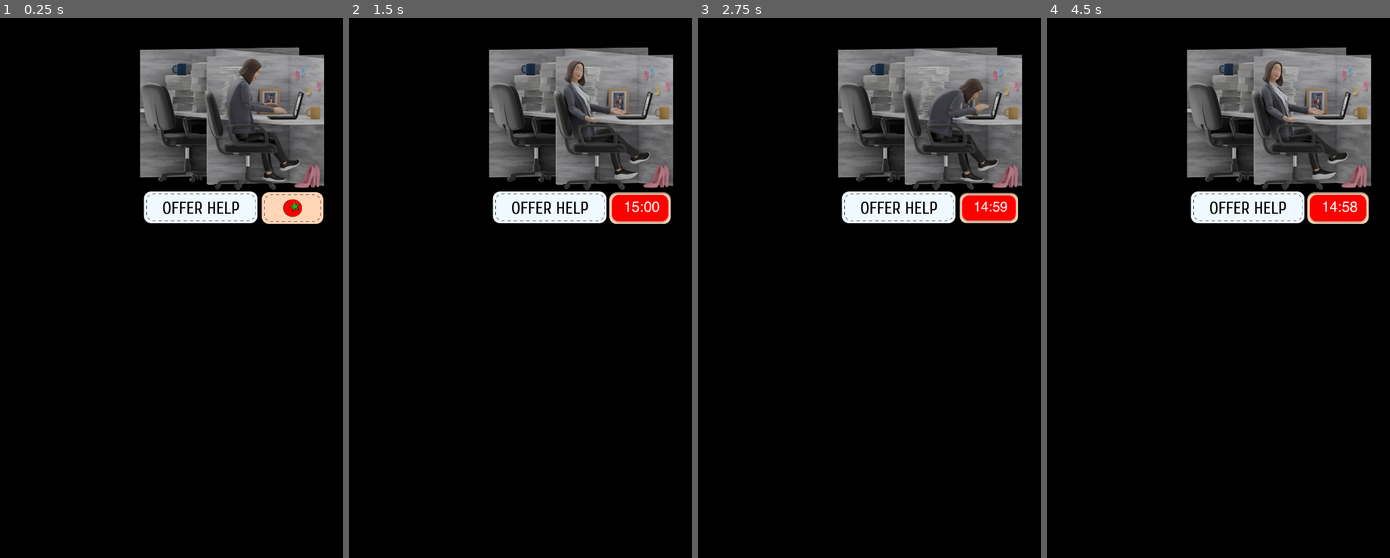
Above: before the commit, frames 1-4 (left to right).
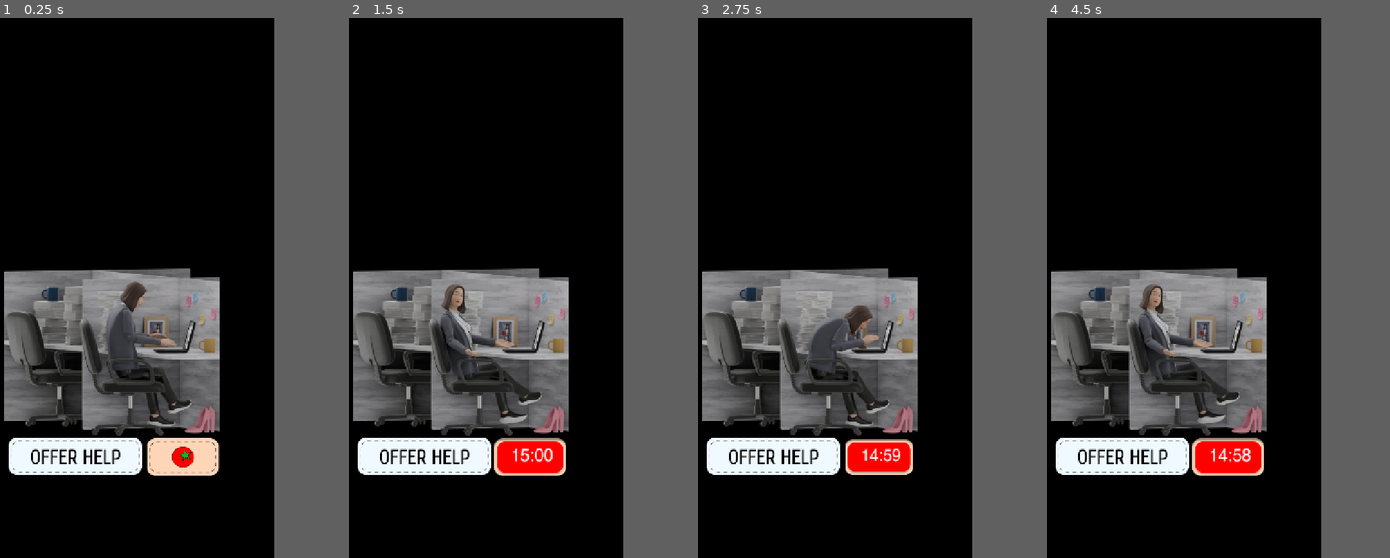
Above: after the commit, the same moments.

Repository: grkovalev/office-game
Game: Godot game, scene res://node.tscn
Same seed, same stepped clock (60 frames per second), same inputs: the game is played once before the commit and once after it.
Inputs (mouse positions are in pixels of both pictures, inside the frame that each line leads up to; where the layout moved, square brackets give the same spot in the first picture):
- Up to frame 1 (0.25 s): no input
- Up to frame 2 (1.5 s): click (582, 460) [640, 207] at 0.5 s; click "15:00" at 1.25 s
- Up to frame 3 (2.75 s): click "15:00" at 2 s
- Up to frame 4 (4.5 s): click "14:59" at 2.75 s; click "14:59" at 3.5 s; click "14:58" at 4.25 s
In our replay, the window is 640x800 before the commit and 538x800 after it. These sizes can differ from the game's own. Grey fills any space a smaller window leaves; there, only what the larger window draws over its background counts as a difference.

The runs differ from the first frame. In frame 1, 37% of the frame differs, in the area x 1-95%, y 5-85%; in frame 2, 37%; in frame 3, 37%; in frame 4, 37%.

Commit message:
window resize

Diff:
--- a/minesweeper.tscn
+++ b/minesweeper.tscn
@@ -110,101 +110,102 @@
 region = Rect2(7, 177, 155, 77)
 
 [node name="main_minesweeper" type="Node2D"]
+position = Vector2(200, 128)
 script = ExtResource("1_k6kum")
 
 [node name="Window" type="Window" parent="."]
 oversampling_override = 1.0
 initial_position = 1
-size = Vector2i(1200, 1500)
+size = Vector2i(740, 1100)
 
 [node name="bg_color" type="TextureRect" parent="Window"]
-offset_left = 32.0
-offset_top = 8.0
-offset_right = 1232.0
-offset_bottom = 1504.0
+offset_left = -8.0
+offset_right = 744.0
+offset_bottom = 1105.0
 texture = SubResource("GradientTexture2D_8neyo")
 
 [node name="bg_undermines" type="TextureRect" parent="Window"]
-offset_left = 320.0
-offset_top = 456.0
-offset_right = 832.0
-offset_bottom = 1024.0
+offset_left = 120.0
+offset_top = 240.0
+offset_right = 632.0
+offset_bottom = 808.0
 size_flags_horizontal = 4
 size_flags_vertical = 4
 texture = SubResource("GradientTexture2D_crrax")
 
 [node name="ui_circle" type="Sprite2D" parent="Window"]
-position = Vector2(89, 89)
-scale = Vector2(0.5, 0.5)
+position = Vector2(40.000004, 32.000004)
+scale = Vector2(0.24, 0.24)
 texture = ExtResource("1_a5xdw")
 
 [node name="ui_circle2" type="Sprite2D" parent="Window"]
-position = Vector2(153, 89)
-scale = Vector2(0.5, 0.5)
+position = Vector2(72.00001, 32)
+scale = Vector2(0.24, 0.24)
 texture = ExtResource("1_a5xdw")
 
 [node name="ui_circle3" type="Sprite2D" parent="Window"]
-position = Vector2(217, 89)
-scale = Vector2(0.5, 0.5)
+position = Vector2(104.00001, 32)
+scale = Vector2(0.24, 0.24)
 texture = ExtResource("1_a5xdw")
 
 [node name="title" type="Label" parent="Window"]
-offset_left = 288.0
-offset_top = 64.0
-offset_right = 1082.0
-offset_bottom = 125.0
+offset_left = 136.0
+offset_top = 16.0
+offset_right = 718.0
+offset_bottom = 61.0
 theme_override_fonts/font = ExtResource("1_xrf8k")
-theme_override_font_sizes/font_size = 60
+theme_override_font_sizes/font_size = 44
 text = "WORK CHATS NAVIGATION"
 
 [node name="subtitle" type="Label" parent="Window"]
-offset_left = 288.0
-offset_top = 136.0
-offset_right = 1045.0
-offset_bottom = 187.0
+offset_left = 144.0
+offset_top = 56.0
+offset_right = 688.0
+offset_bottom = 107.0
 theme_override_fonts/font = ExtResource("2_xrf8k")
-theme_override_font_sizes/font_size = 50
+theme_override_font_sizes/font_size = 36
 text = "escape extra workload at all costs"
 
 [node name="calendar blocks left" type="Label" parent="Window"]
-offset_left = 392.0
-offset_top = 968.0
-offset_right = 661.0
-offset_bottom = 999.0
+offset_left = 192.0
+offset_top = 752.0
+offset_right = 461.0
+offset_bottom = 783.0
 theme_override_colors/font_color = Color(0.07450981, 0.07450981, 0.07450981, 1)
 theme_override_fonts/font = ExtResource("1_7nxku")
-theme_override_font_sizes/font_size = 30
+theme_override_font_sizes/font_size = 22
 text = "calendar blocks left:"
 
 [node name="number_calblocks" type="Label" parent="Window"]
-offset_left = 662.0
-offset_top = 959.0
-offset_right = 702.0
-offset_bottom = 1001.0
+offset_left = 388.0
+offset_top = 741.0
+offset_right = 428.0
+offset_bottom = 776.0
 theme_override_colors/font_color = Color(0.92941177, 0, 0.03529412, 1)
 theme_override_colors/font_outline_color = Color(0.42295736, 0, 0.0061869672, 1)
 theme_override_constants/outline_size = 2
 theme_override_fonts/font = ExtResource("6_crrax")
-theme_override_font_sizes/font_size = 35
+theme_override_font_sizes/font_size = 29
 text = "10"
 script = ExtResource("5_cf5gv")
 
 [node name="avatar_slack" type="AnimatedSprite2D" parent="Window"]
-position = Vector2(584, 384)
+position = Vector2(384, 167.5)
 sprite_frames = SubResource("SpriteFrames_nlm7j")
 animation = &"shock"
 
 [node name="calblock" type="Sprite2D" parent="Window"]
-position = Vector2(365, 982)
+position = Vector2(168, 760)
+scale = Vector2(0.88, 0.88)
 texture = ExtResource("10_m1acp")
 
 [node name="tiles_minesweeper" type="CanvasLayer" parent="Window"]
 
 [node name="grid9x9" type="GridContainer" parent="Window/tiles_minesweeper"]
-offset_left = 336.0
-offset_top = 472.0
-offset_right = 416.0
-offset_bottom = 528.0
+offset_left = 128.0
+offset_top = 248.5
+offset_right = 208.0
+offset_bottom = 304.5
 size_flags_horizontal = 4
 size_flags_vertical = 4
 columns = 9
@@ -218,18 +219,18 @@
 script = ExtResource("12_1xtce")
 
 [node name="exitbtn" type="TextureButton" parent="Window"]
-offset_left = 320.0
-offset_top = 336.0
-offset_right = 485.0
-offset_bottom = 426.0
+offset_left = 120.0
+offset_top = 119.5
+offset_right = 285.0
+offset_bottom = 209.5
 texture_normal = SubResource("AtlasTexture_crrax")
 script = ExtResource("18_2so26")
 
 [node name="restartbtn" type="TextureButton" parent="Window"]
-offset_left = 680.0
-offset_top = 336.0
-offset_right = 845.0
-offset_bottom = 426.0
+offset_left = 480.0
+offset_top = 119.5
+offset_right = 645.0
+offset_bottom = 209.5
 texture_normal = SubResource("AtlasTexture_2so26")
 script = ExtResource("18_2so26")
 
@@ -239,22 +240,22 @@
 try_again_texture = SubResource("AtlasTexture_ldu3r")
 
 [node name="winlostmsg" type="Node2D" parent="Window"]
-visible = false
 script = ExtResource("20_ldu3r")
 
 [node name="winlostimg" type="Sprite2D" parent="Window/winlostmsg"]
-position = Vector2(808, 1160)
+position = Vector2(602, 901)
+scale = Vector2(0.78124976, 0.78124976)
 texture = ExtResource("20_mxn5k")
 region_enabled = true
 region_rect = Rect2(0, 0, 256, 512)
 
 [node name="wintext" type="Label" parent="Window/winlostmsg"]
-offset_left = 320.0
-offset_top = 1056.0
-offset_right = 682.0
-offset_bottom = 1308.0
+offset_left = 120.0
+offset_top = 832.0
+offset_right = 392.0
+offset_bottom = 1024.0
 theme_override_fonts/font = ExtResource("6_crrax")
-theme_override_font_sizes/font_size = 40
+theme_override_font_sizes/font_size = 30
 text = "CONGRATS!
 
 All extra workload
@@ -262,12 +263,12 @@
 successfully!"
 
 [node name="losttext" type="Label" parent="Window/winlostmsg"]
-offset_left = 320.0
-offset_top = 1056.0
-offset_right = 695.0
-offset_bottom = 1308.0
+offset_left = 120.0
+offset_top = 832.0
+offset_right = 401.0
+offset_bottom = 985.0
 theme_override_fonts/font = ExtResource("6_crrax")
-theme_override_font_sizes/font_size = 40
+theme_override_font_sizes/font_size = 30
 text = "CONGRATS!
 
 These new burning
--- a/node.tscn
+++ b/node.tscn
@@ -104,6 +104,7 @@
 }]
 
 [node name="main" type="Node2D"]
+position = Vector2(-416, 512)
 script = ExtResource("1_sy5k4")
 
 [node name="anim_idlescreen" type="AnimatedSprite2D" parent="."]
--- a/project.godot
+++ b/project.godot
@@ -17,9 +17,11 @@
 
 [display]
 
-window/size/viewport_width=1200
-window/size/viewport_height=1500
+window/size/viewport_width=740
+window/size/viewport_height=1100
 window/size/transparent=true
+window/stretch/mode="canvas_items"
+window/stretch/scale=0.86
 window/per_pixel_transparency/allowed=true
 
 [rendering]
Not shown, changed: export_presets.cfg
Not shown, changed: Office.dmg.zip
